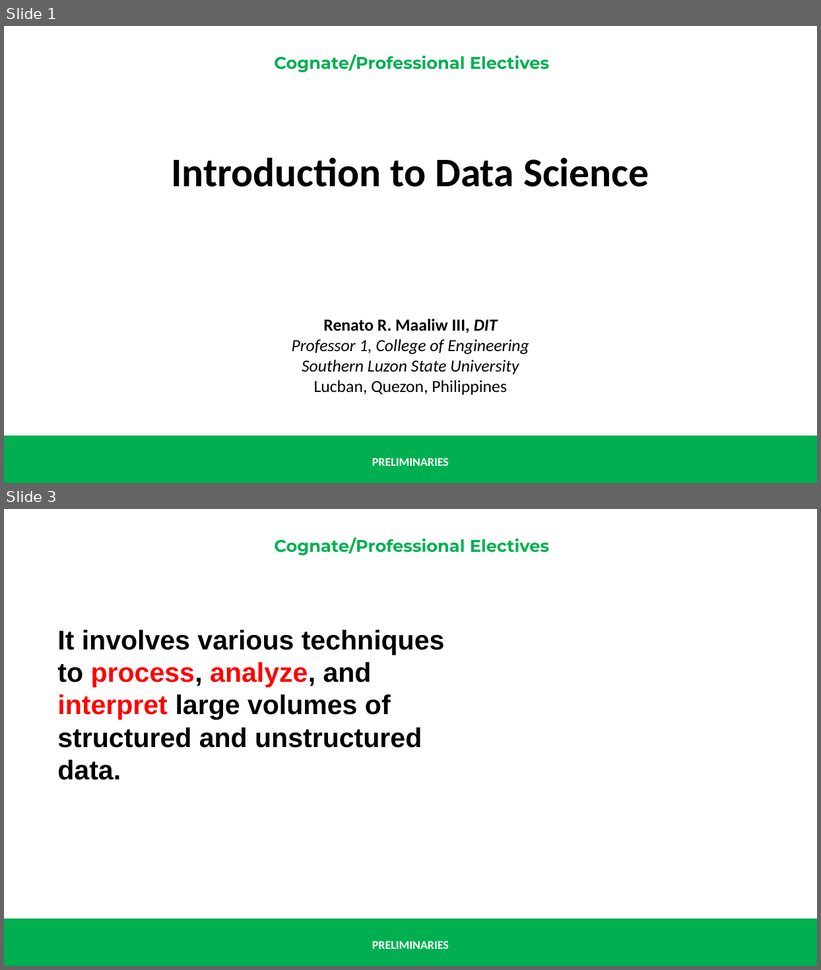
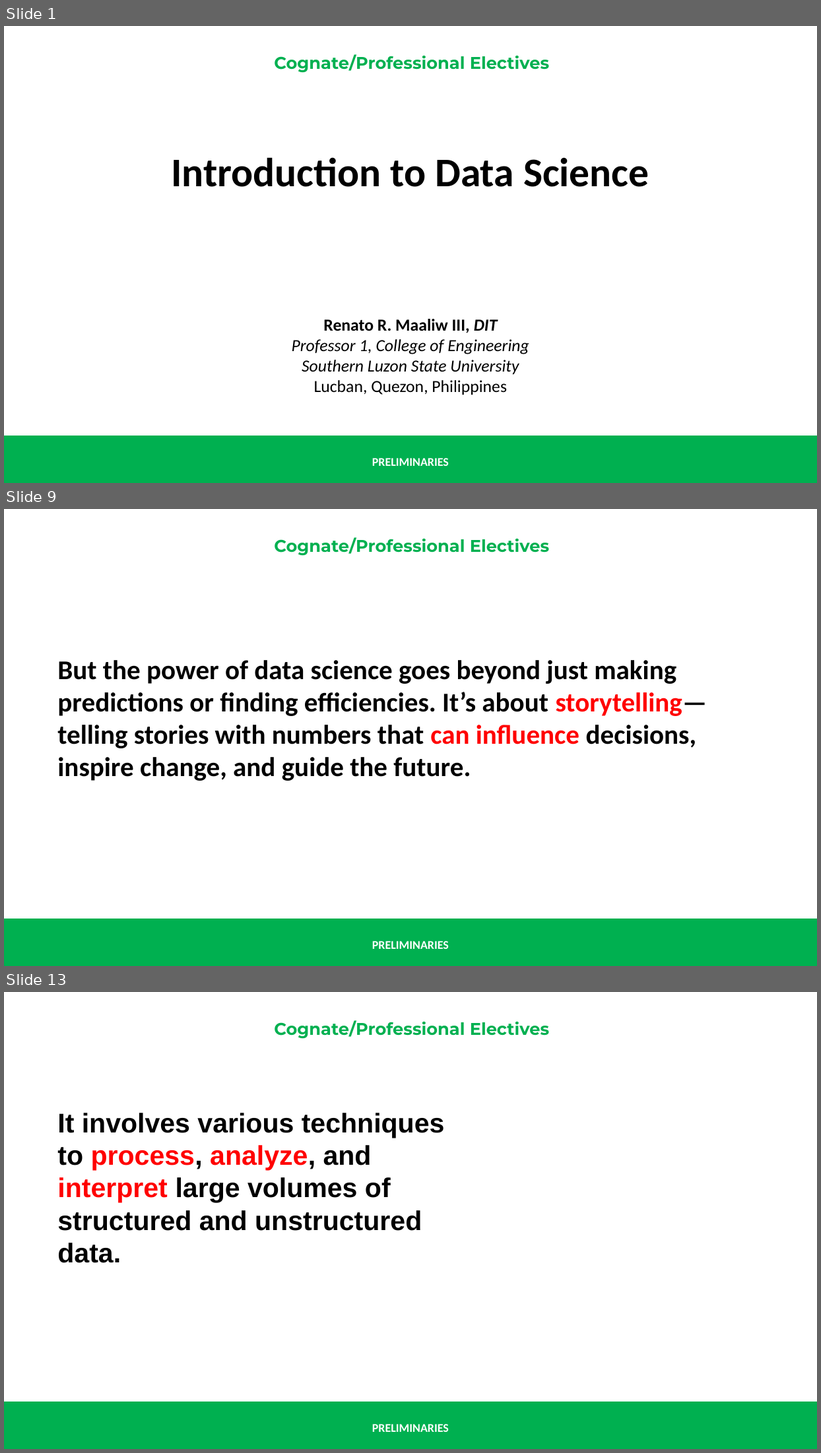
Before and after one commit to renatomaaliw3/public_files, a slide deck: CPE Electives (1 - 3)/01. Lectures Notebook/00. Presentations & Text Books/01. Electives 1 to 3/00. Preliminaries.pptx. Shown one above the other, each under a label of ours: slides 1 and 3 before the commit, slides 1, 9 and 13 after it; the slides between them are not shown. The pictures are 821x970 and 821x1453 pixels, drawn with LibreOffice and Linux fonts; fonts in the diff are those of the drawing. Boxes give left, top, right and bottom in pixels: in the first picture for what was removed or moved away, otherwise in the second. Text is boxed around its words. In the diff, an @@ line names an element or a change of style, - is before the commit and + after.

```diff
--- a/CPE Electives (1 - 3)/01. Lectures Notebook/00. Presentations & Text Books/01. Electives 1 to 3/00. Preliminaries.pptx
+++ b/CPE Electives (1 - 3)/01. Lectures Notebook/00. Presentations & Text Books/01. Electives 1 to 3/00. Preliminaries.pptx
@@ slide 9 added at <box>4,509,817,966</box>, background #FFFFFF; not listed: 3 template elements that a slide beside it also shows @@
@@ text added at <box>57,660,708,781</box>, 32 pt, text #000000, bold @@
+But the power of data science goes beyond just making predictions or finding efficiencies. It’s about storytelling—telling stories with numbers that can influence decisions, inspire change, and guide the future.
@@ what was slide 3 is now slide 13 @@
```
Also in this commit, not shown: 3 slides changed, 9 other slides added, 1 other file.
